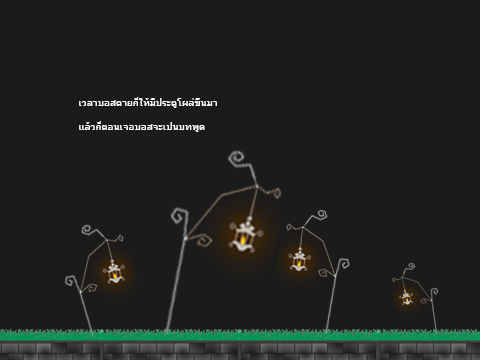
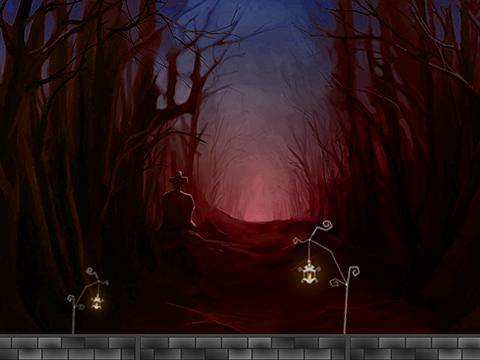
Layer changes from the first 480×360 image to the second:
removed layer "คำสั่งเสียก่อนตาย" over [left=79, top=97, right=217, bottom=132]
removed layer "Layer 2 copy 5" over [left=0, top=329, right=103, bottom=360]
removed layer "Layer 2 copy 3" over [left=377, top=329, right=480, bottom=360]
removed layer "Layer 2 copy 4" over [left=238, top=329, right=379, bottom=360]
removed layer "Layer 2 copy 2" over [left=100, top=329, right=241, bottom=360]
added layer "wall copy 3" above "wall copy 2" over [left=0, top=334, right=140, bottom=360]
added layer "wall copy 2" above "wall copy" over [left=135, top=334, right=350, bottom=360]
added layer "wall copy" above "Layer 2 copy" over [left=345, top=334, right=480, bottom=360]
painted on "Layer 2 copy" over [left=275, top=209, right=361, bottom=356]
painted on "3" over [left=67, top=262, right=439, bottom=354]
removed layer "Layer 2 copy 6" over [left=161, top=148, right=289, bottom=347]
removed layer "Layer 2" over [left=64, top=224, right=143, bottom=360]
added layer "wallpaperด่านบอส" above "Vibrance 1" over [left=0, top=0, right=480, bottom=346]
